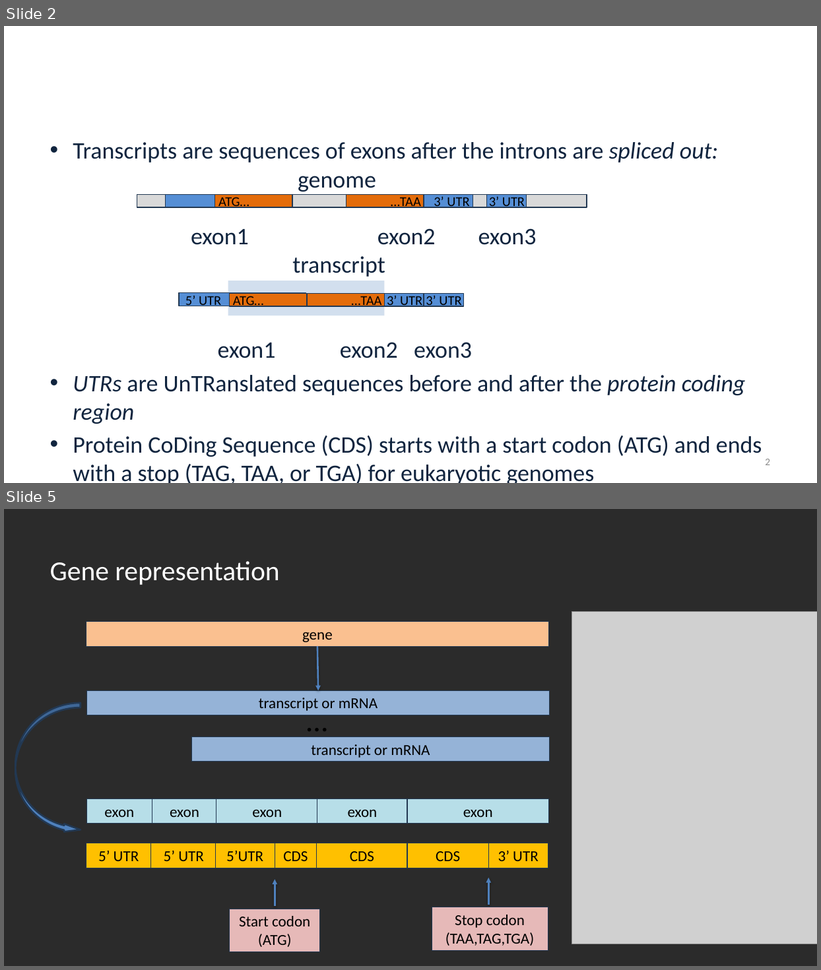
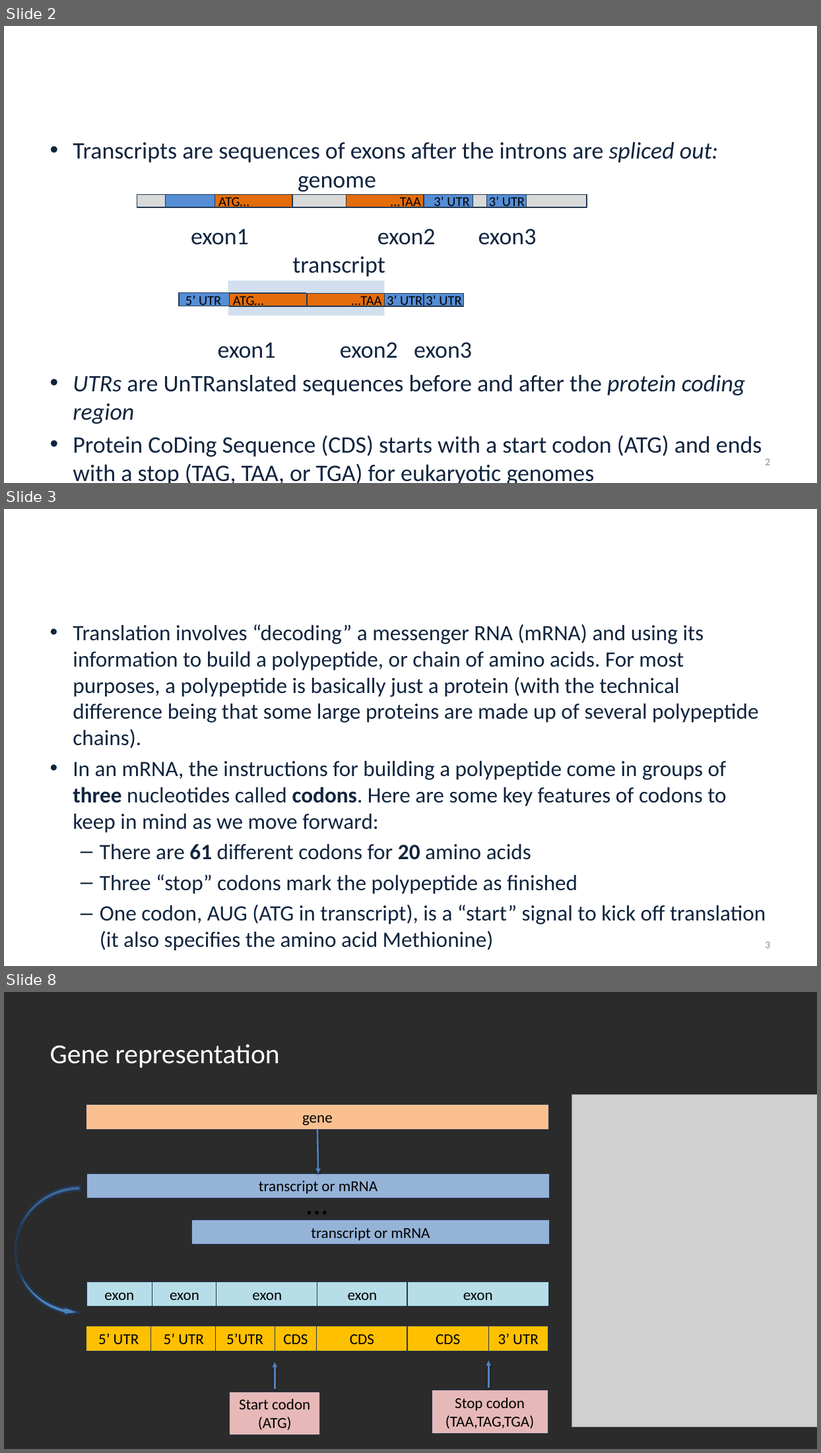
Before and after one commit to alekseyzimin/BME-Algorithms-for-Analysis-of-Genomic-Data, a slide deck: Lectures/Week 9 -- Transcript sequencing and Assembly.pptx. Shown one above the other, each under a label of ours: slides 2 and 5 before the commit, slides 2, 3 and 8 after it; the slides between them are not shown. The pictures are 821x970 and 821x1453 pixels, drawn with LibreOffice and Linux fonts; fonts in the diff are those of the drawing; grey boxes stand for pictures; background and template pictures are left out; a plain dark background stands for a picture behind light text. Boxes give left, top, right and bottom in pixels: in the first picture for what was removed or moved away, otherwise in the second. Text is boxed around its words. In the diff, an @@ line names an element or a change of style, - is before the commit and + after.

```diff
--- a/Lectures/Week 9 -- Transcript sequencing and Assembly.pptx
+++ b/Lectures/Week 9 -- Transcript sequencing and Assembly.pptx
@@ slide 3 added at <box>4,509,817,966</box>, background picture (left out) @@
@@ title added at <box>44,554,776,585</box>, 32.4 pt, text #FFFFFF @@
+Translation: how proteins are made
@@ text added at <box>73,625,766,951</box>, 25.9 pt, text #0F243E @@
+• Translation involves “decoding” a messenger RNA (mRNA) and using its information to build a polypeptide, or chain of amino acids. For most purposes, a polypeptide is basically just a protein (with the technical difference being that some large proteins are made up of several polypeptide chains).
+• In an mRNA, the instructions for building a polypeptide come in groups of three nucleotides called codons. Here are some key features of codons to keep in mind as we move forward:
+  – There are 61 different codons for 20 amino acids
+  – Three “stop” codons mark the polypeptide as finished
+  – One codon, AUG (ATG in transcript), is a “start” signal to kick off translation (it also specifies the amino acid Methionine)
@@ page number added at <box>765,942,770,949</box>, 12 pt, text #8C8C8C @@
+3
@@ what was slide 5 is now slide 8 @@
```
Also in this commit, not shown: 4 slides changed, 3 other slides added.
